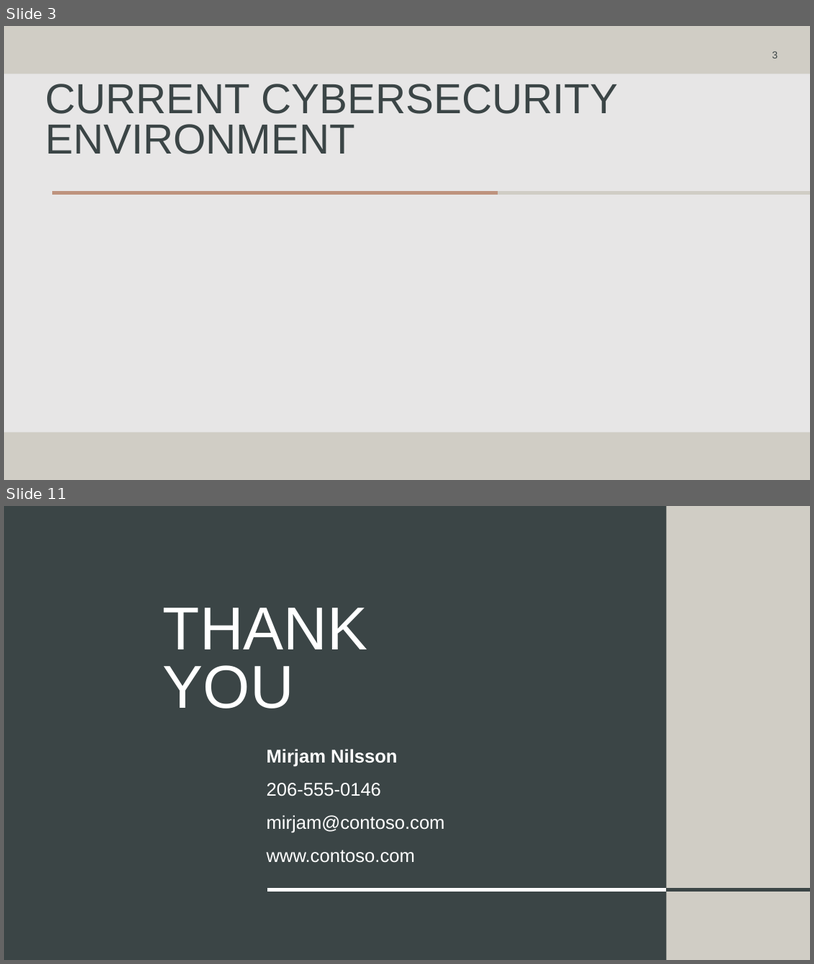
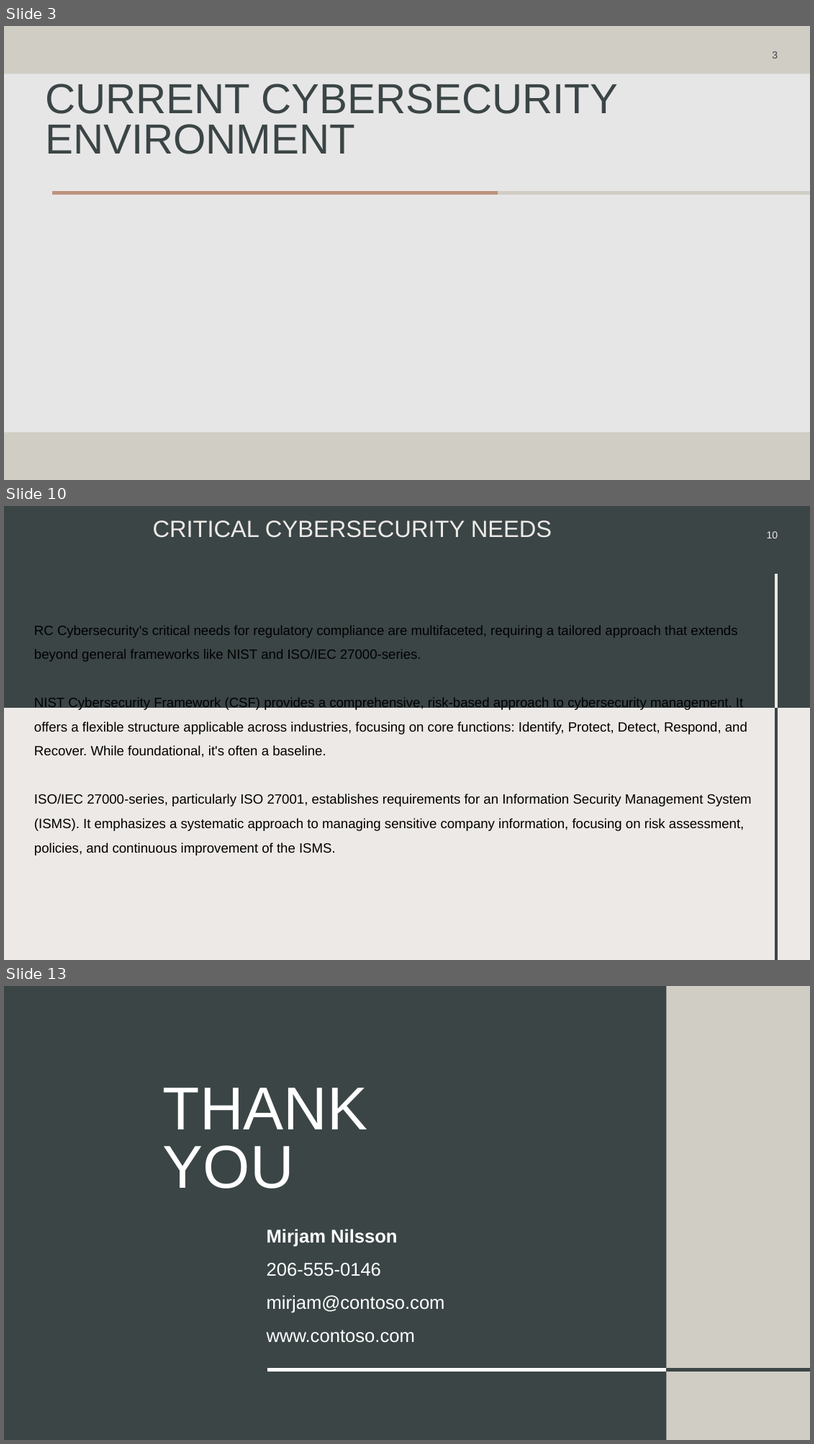
Before and after one commit to rcoon1/GCU-Masters, a slide deck: CYB-690/Topic 2/Security Framework RCoon.pptx. Shown one above the other, each under a label of ours: slides 3 and 11 before the commit, slides 3, 10 and 13 after it; the slides between them are not shown. The pictures are 814x964 and 814x1444 pixels, drawn with LibreOffice and Linux fonts; fonts in the diff are those of the drawing. Boxes give left, top, right and bottom in pixels: in the first picture for what was removed or moved away, otherwise in the second. Text is boxed around its words. In the diff, an @@ line names an element or a change of style, - is before the commit and + after.

```diff
--- a/CYB-690/Topic 2/Security Framework RCoon.pptx
+++ b/CYB-690/Topic 2/Security Framework RCoon.pptx
@@ slide 10 added at [4, 506, 810, 960], background #EDE9E6 @@
@@ rectangle added at [4, 506, 810, 708], fill #3B4546 @@
@@ title added at [153, 520, 552, 538], 28 pt, text #EDE9E6 @@
+CRITICAL CYBERSECURITY NEEDS
@@ page number added at [767, 531, 779, 538], 12 pt, text #EDE9E6 @@
+10
@@ line added from (777, 708) to (777, 574), #EDE9E6 3.5 pt @@
@@ text added at [34, 626, 752, 855], 16 pt, text #000000 @@
+RC Cybersecurity's critical needs for regulatory compliance are multifaceted, requiring a tailored approach that extends beyond general frameworks like NIST and ISO/IEC 27000-series.
+NIST Cybersecurity Framework (CSF) provides a comprehensive, risk-based approach to cybersecurity management. It offers a flexible structure applicable across industries, focusing on core functions: Identify, Protect, Detect, Respond, and Recover. While foundational, it's often a baseline.
+ISO/IEC 27000-series, particularly ISO 27001, establishes requirements for an Information Security Management System (ISMS). It emphasizes a systematic approach to managing sensitive company information, focusing on risk assessment, policies, and continuous improvement of the ISMS.
@@ line added from (777, 960) to (777, 708), #3B4546 3.5 pt @@
@@ what was slide 11 is now slide 13 @@
```
Also in this commit, not shown: 8 other slides added, 7 slides removed.
